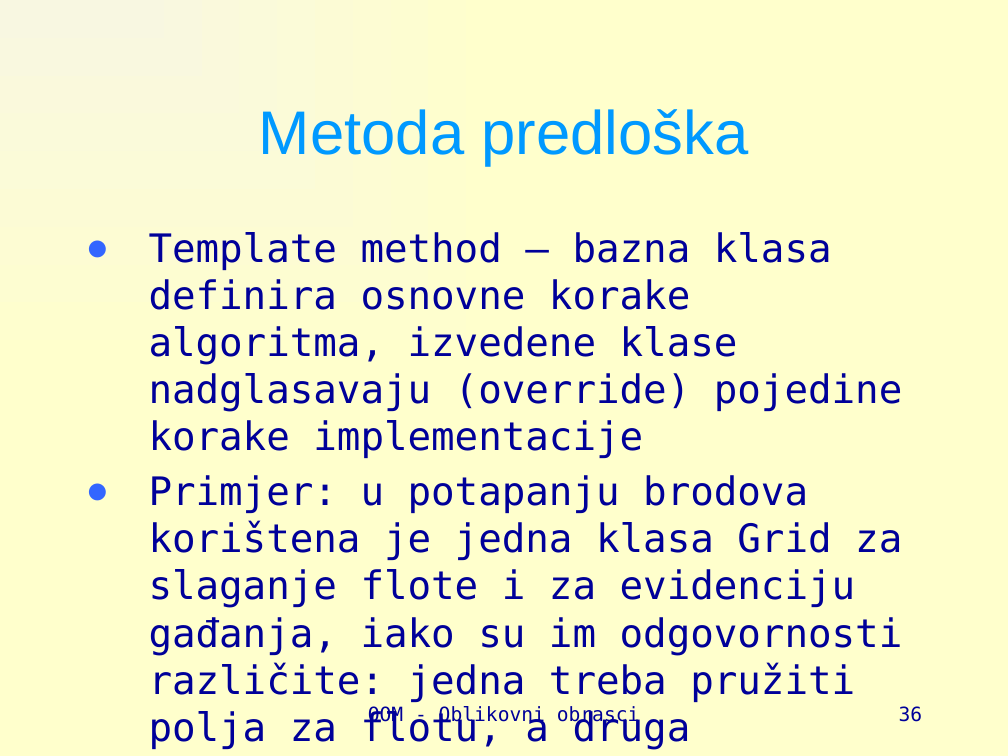
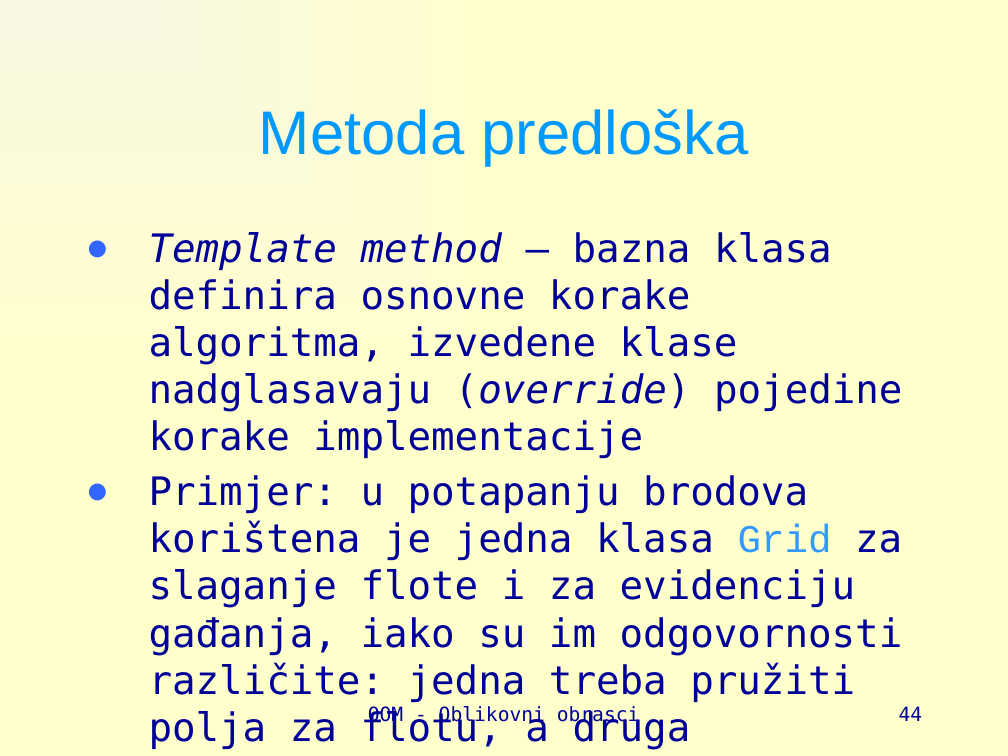
Before and after one commit to vsite-oom/DesignPatterns, a slide deck: slide 44 of docs/Design patterns.pptx (slide 36 before the commit). Drawn at 1008x756 pixels with LibreOffice and Linux fonts; fonts in the diff are those of the drawing. Boxes give left, top, right and bottom in pixels: in the first picture for what was removed or moved away, otherwise in the second. Text is boxed around its words. In the diff, an @@ line names an element or a change of style, - is before the commit and + after.

```diff
--- a/docs/Design patterns.pptx
+++ b/docs/Design patterns.pptx
@@ text "Template method – bazna klasa ..." at [149,232,903,750]: italic on in "Template method (override)"; font DejaVu Sans Mono to Courier New, text colour #000099 to #3399FF in "Grid" @@
@@ page number at [899,706,923,721]: text changed @@
-36
+44
```
Also in this commit, not shown: 12 other slides changed, 8 slides added, 19 other files.
